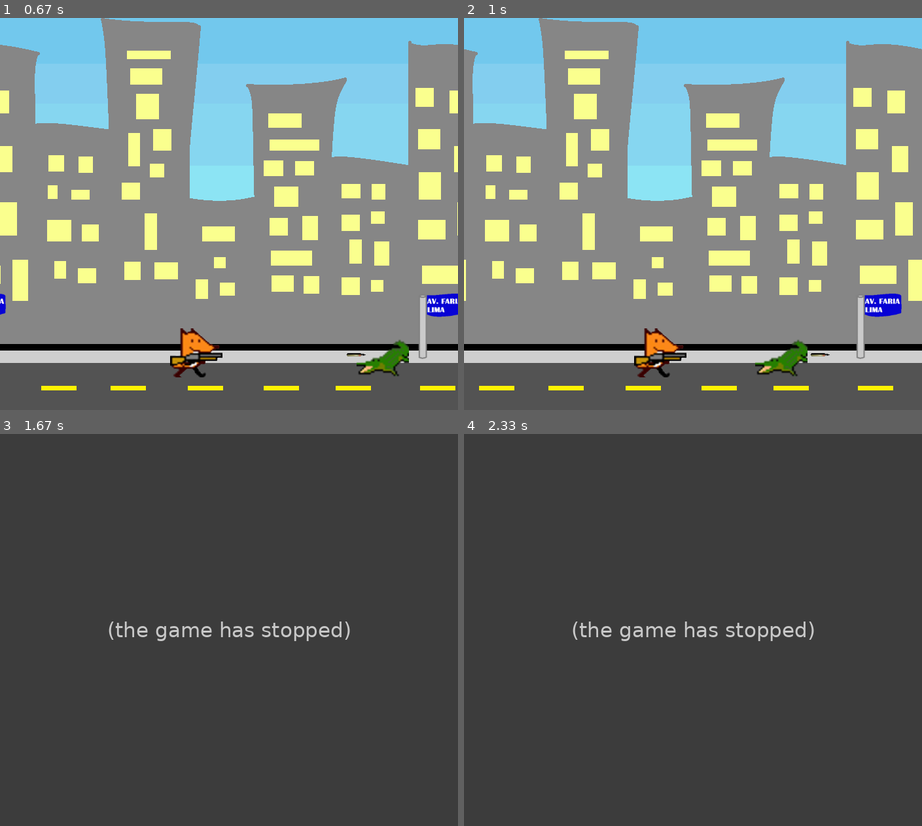
Above: before the commit, frames 1-4 (two rows, left to right).
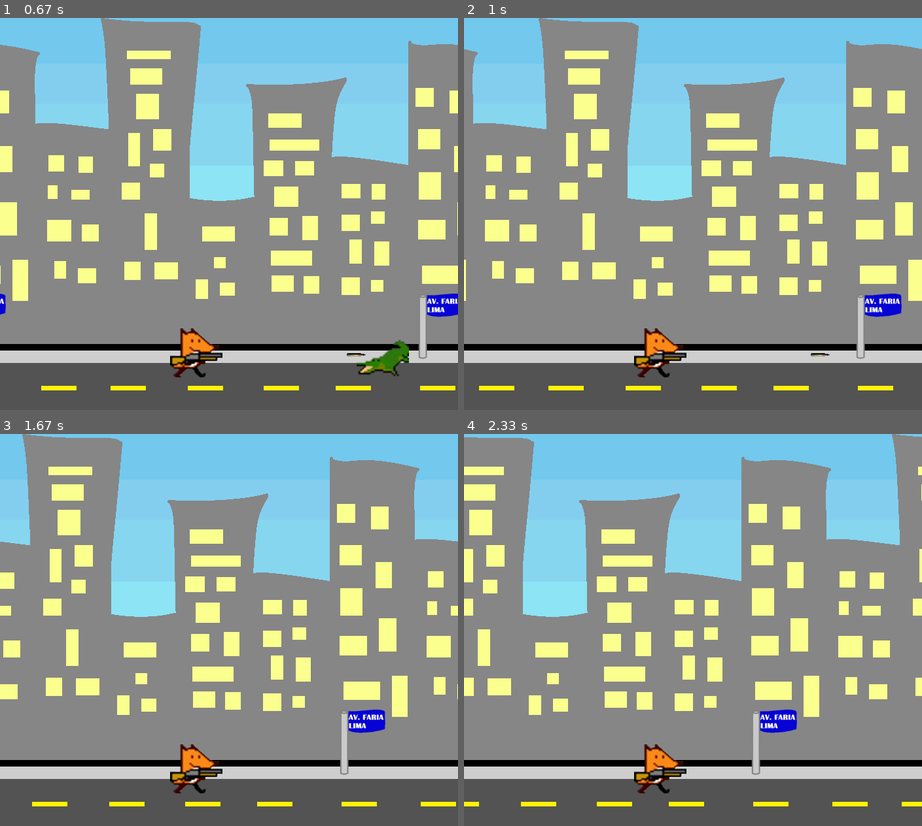
Above: after the commit, the same moments.

Repository: brunameinberg/projetofinalpygame
Game: pygame game, started from Foxsupremacy.py
The game is run twice, just before and just after one commit, with the same random seed, the same clock (stepped at 60 frames per second) and the same inputs.
Inputs:
- Up to frame 1 (0.67 s): tap Space at 0.33 s
- Up to frame 2 (1 s): tap Space at 0.67 s
- Up to frame 3 (1.67 s): no input
- Up to frame 4 (2.33 s): no input

Frame 1 is identical in both runs. In frame 2, 0.5% of the frame differs, in the area x 63-75%, y 82-92%; in frame 3, 89%; in frame 4, 89%, in the area x 0-100%, y 0-95%.
Before the commit the program exited at 1.35 s; later frames show no game.

Commit message:
mata o jacare

Diff:
--- a/Foxsupremacy.py
+++ b/Foxsupremacy.py
@@ -22,21 +22,21 @@
 altura_bala = 20
 largura_bala = 30
 #C:/Users/lucas/Documents/Insper/1Semestre/Dessoft 2021.2/github/projetofinalpygame/
-fundo_de_tela = pygame.image.load('github/projetofinalpygame/imagens/fundo.png').convert_alpha()
+fundo_de_tela = pygame.image.load('imagens/fundo.png').convert_alpha()
 fundo_de_tela = pygame.transform.scale(fundo_de_tela, (largura, altura))
-fundo_de_tela2 = pygame.image.load('github/projetofinalpygame/imagens/fundo.png').convert_alpha()
+fundo_de_tela2 = pygame.image.load('imagens/fundo.png').convert_alpha()
 fundo_de_tela2 = pygame.transform.scale(fundo_de_tela, (largura, altura))
-fox_imagem = pygame.image.load('github/projetofinalpygame/imagens/fox1.png').convert_alpha()
+fox_imagem = pygame.image.load('imagens/fox1.png').convert_alpha()
 fox_imagem = pygame.transform.scale(fox_imagem, (largura_fox, altura_fox))
-fox_imagem2 = pygame.image.load('github/projetofinalpygame/imagens/fox2.png').convert_alpha()
+fox_imagem2 = pygame.image.load('imagens/fox2.png').convert_alpha()
 fox_imagem2 = pygame.transform.scale(fox_imagem2, (largura_fox, altura_fox))
-fox_imagem3 = pygame.image.load('github/projetofinalpygame/imagens/fox3.png').convert_alpha()
+fox_imagem3 = pygame.image.load('imagens/fox3.png').convert_alpha()
 fox_imagem3 = pygame.transform.scale(fox_imagem3, (largura_fox, altura_fox))
-fox_imagem4 = pygame.image.load('github/projetofinalpygame/imagens/fox4.png').convert_alpha()
+fox_imagem4 = pygame.image.load('imagens/fox4.png').convert_alpha()
 fox_imagem4 = pygame.transform.scale(fox_imagem4, (largura_fox, altura_fox))
-jacare_imagem = pygame.image.load('github/projetofinalpygame/imagens/jacare.png').convert_alpha()
+jacare_imagem = pygame.image.load('imagens/jacare.png').convert_alpha()
 jacare_imagem = pygame.transform.scale(jacare_imagem, (largura_jacare, altura_jacare))
-bala_imagem = pygame.image.load('github/projetofinalpygame/imagens/bala.png').convert_alpha()
+bala_imagem = pygame.image.load('imagens/bala.png').convert_alpha()
 bala_imagem = pygame.transform.scale(bala_imagem, (largura_bala, altura_bala))
 
 # variaveis globais
@@ -178,6 +178,7 @@
     todos_objetos.draw(window)
 
     hits = pygame.sprite.spritecollide(jogador, grupo_jacare, True)
+    hits2 = pygame.sprite.groupcollide(grupo_balas, grupo_jacare, True, True)
     if len(hits)>0:
         game = False
 
